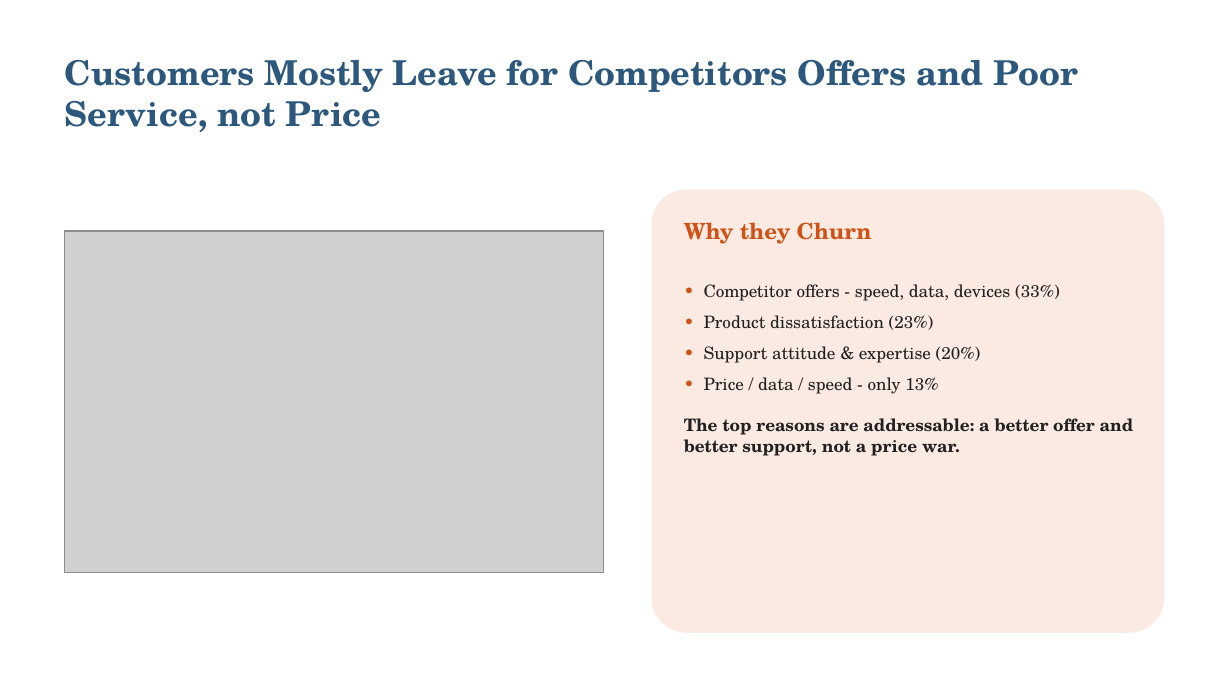
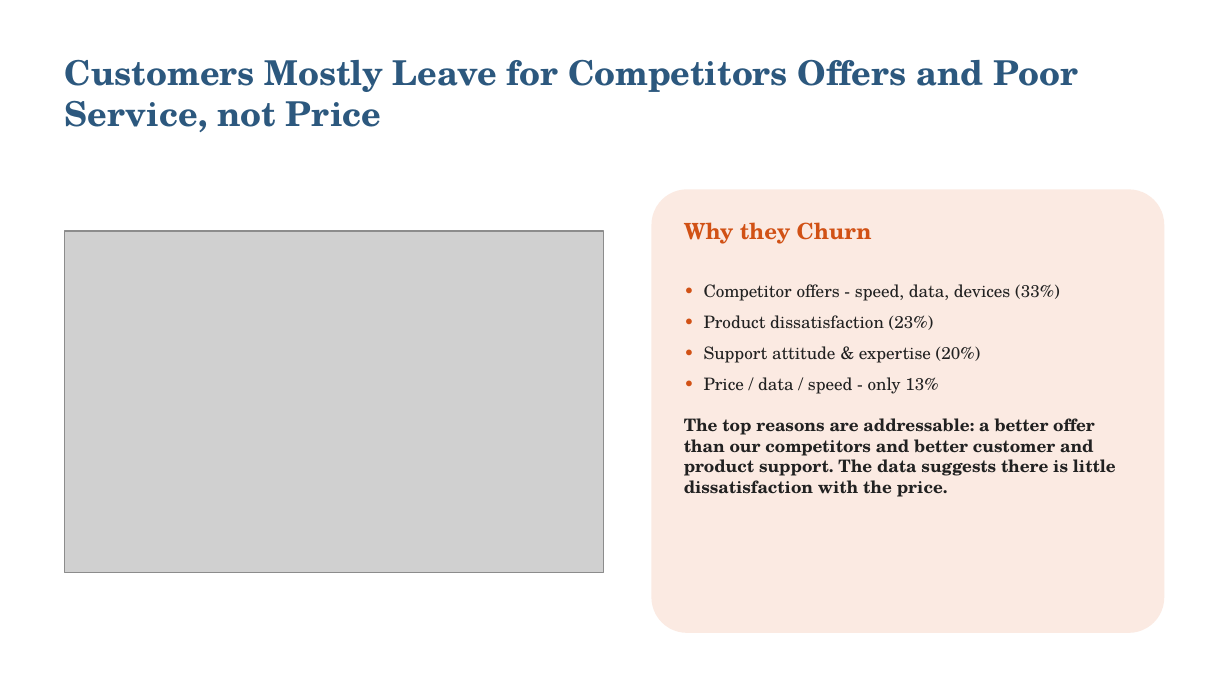
Before and after one commit to Sai-Bolla/SwanTeleco, a slide deck: slide 14 of SwanTeleco.pptx. Drawn at 1232x693 pixels with LibreOffice and Linux fonts; fonts in the diff are those of the drawing; grey boxes stand for pictures. Boxes give left, top, right and bottom in pixels: in the first picture for what was removed or moved away, otherwise in the second. Text is boxed around its words. In the diff, an @@ line names an element or a change of style, - is before the commit and + after.

```diff
--- a/SwanTeleco.pptx
+++ b/SwanTeleco.pptx
@@ text at (x1=684, y1=418, x2=1116, y2=497): text changed @@
-The top reasons are addressable: a better offer and better support, not a price war.
+The top reasons are addressable: a better offer than our competitors and better customer and product support. The data suggests there is little dissatisfaction with the price.
```
Also in this commit, not shown: 11 other slides changed.
